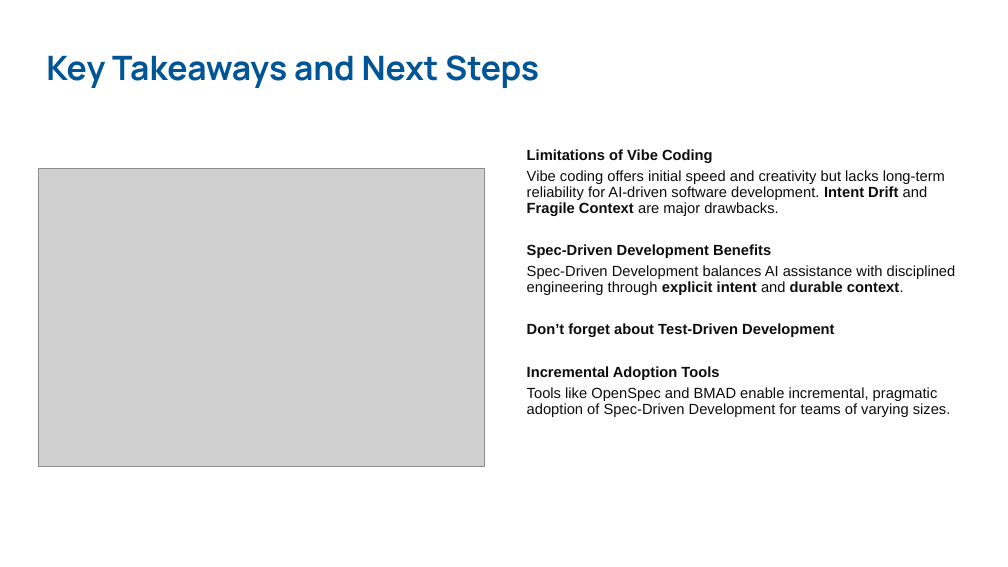
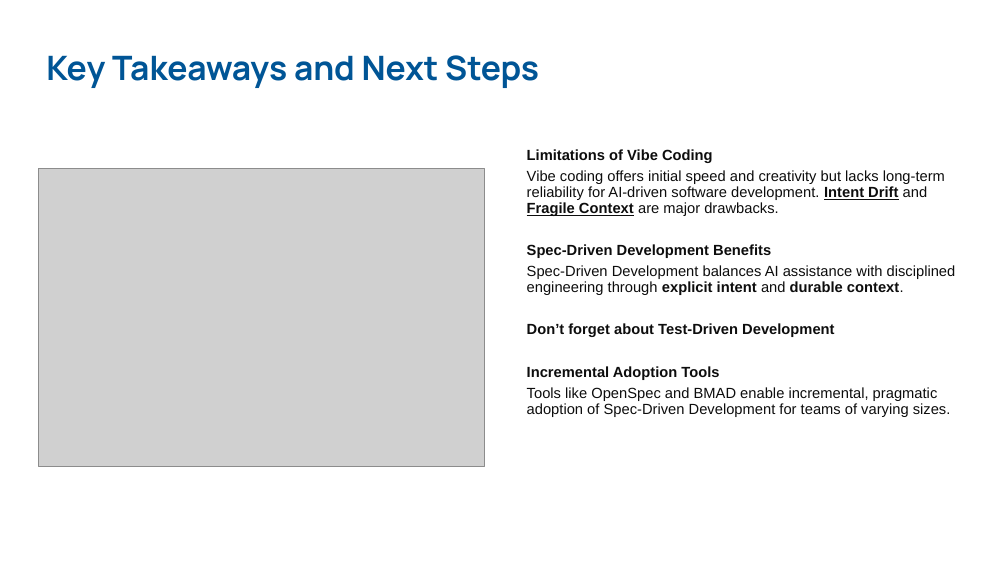
Before and after one commit to improving/ai-sdd-openspec-workshop, a slide deck: slide 13 of presentation/AI-Spec-Driven-Development-for-Devs.pptx. Drawn at 1008x567 pixels with LibreOffice and Linux fonts; fonts in the diff are those of the drawing; grey boxes stand for pictures; background and template pictures are left out. Boxes give left, top, right and bottom in pixels: in the first picture for what was removed or moved away, otherwise in the second. Text is boxed around its words. In the diff, an @@ line names an element or a change of style, - is before the commit and + after.

Commit message:
Updated slides

```diff
--- a/presentation/AI-Spec-Driven-Development-for-Devs.pptx
+++ b/presentation/AI-Spec-Driven-Development-for-Devs.pptx
@@ text at [527, 170, 945, 216]: underline on in "Intent Drift Fragile Context" @@
```
